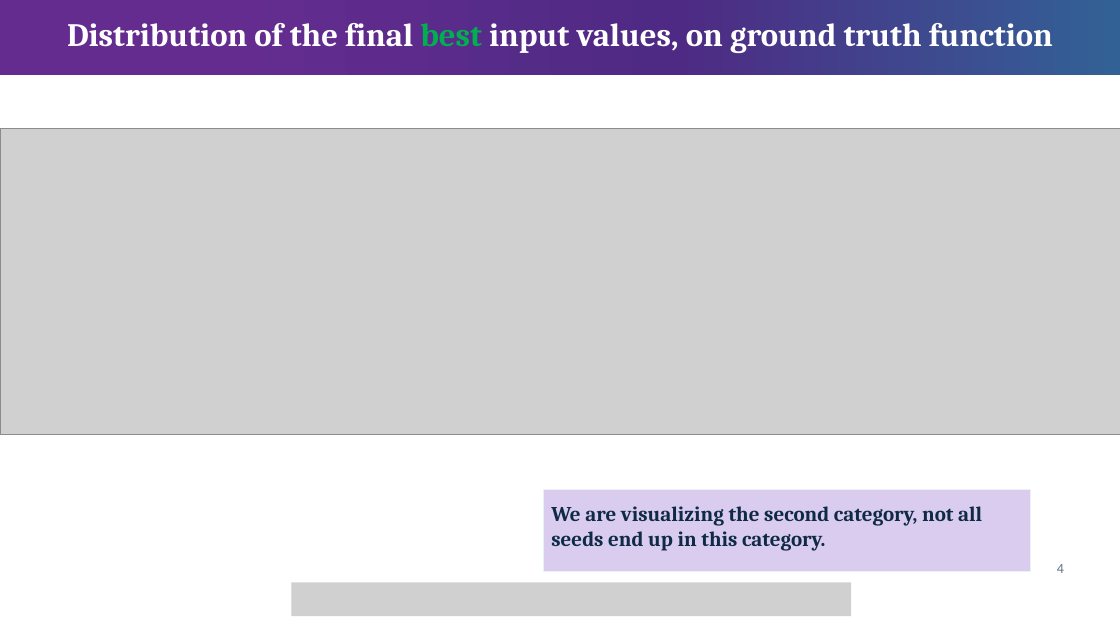
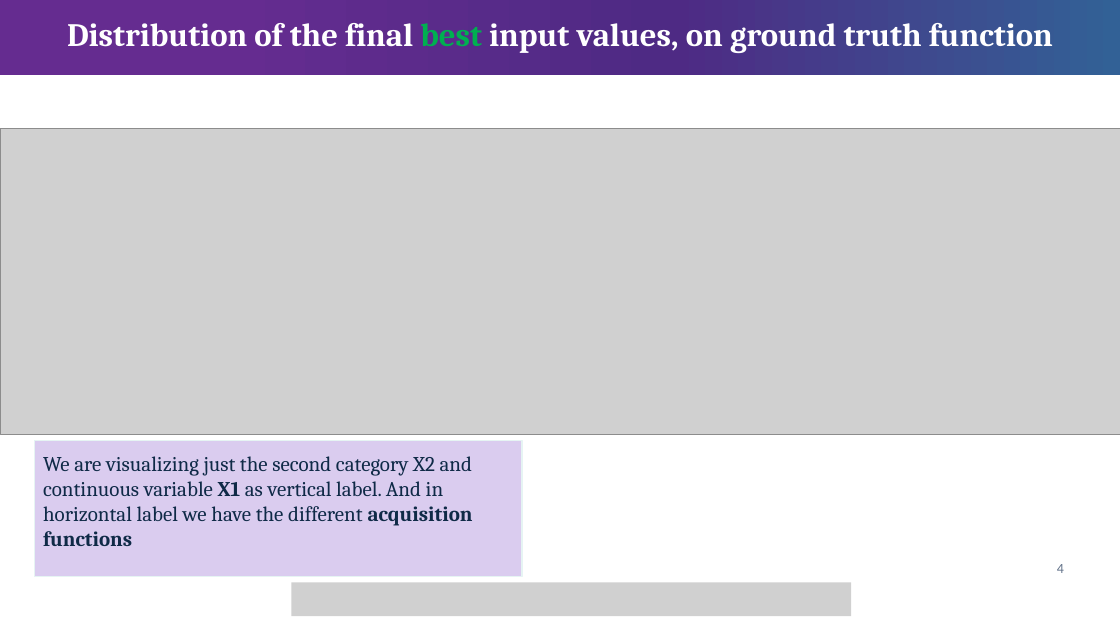
Before and after one commit to Chris1504-fdz/heter_lvgp, a slide deck: slide 7 of Heter_bo.pptx (slide 6 before the commit). Drawn at 1120x630 pixels with LibreOffice and Linux fonts; fonts in the diff are those of the drawing; grey boxes stand for pictures. Boxes give left, top, right and bottom in pixels: in the first picture for what was removed or moved away, otherwise in the second. Text is boxed around its words. In the diff, an @@ line names an element or a change of style, - is before the commit and + after.

```diff
--- a/Heter_bo.pptx
+++ b/Heter_bo.pptx
@@ rectangle: place and size @@
-rectangle at (544,490,1031,572)
+rectangle at (34,440,522,577)
@@ text at (43,456,473,546): text changed; bold off @@
-We are visualizing the second category, not all seeds end up in this category.
+We are visualizing just the second category X2 and continuous variable X1 as vertical label. And in horizontal label we have the different acquisition functions
```
Also in this commit, not shown: 5 other slides changed, 7 slides added, 4 slides removed, 3 other files.
